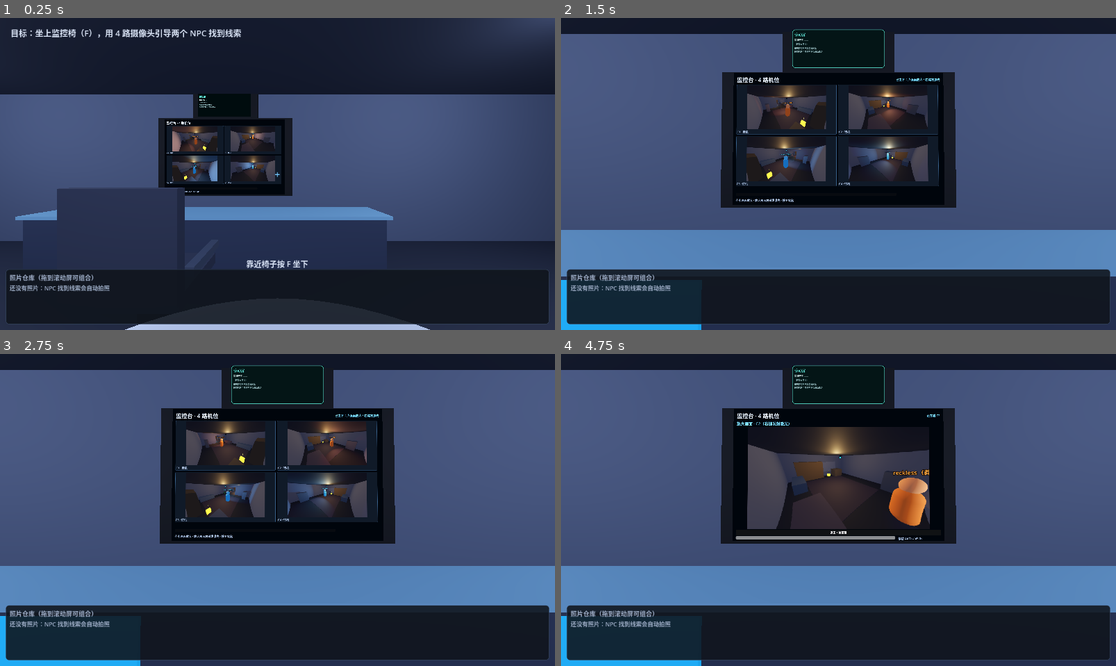
Above: before the commit, frames 1-4 (two rows, left to right).
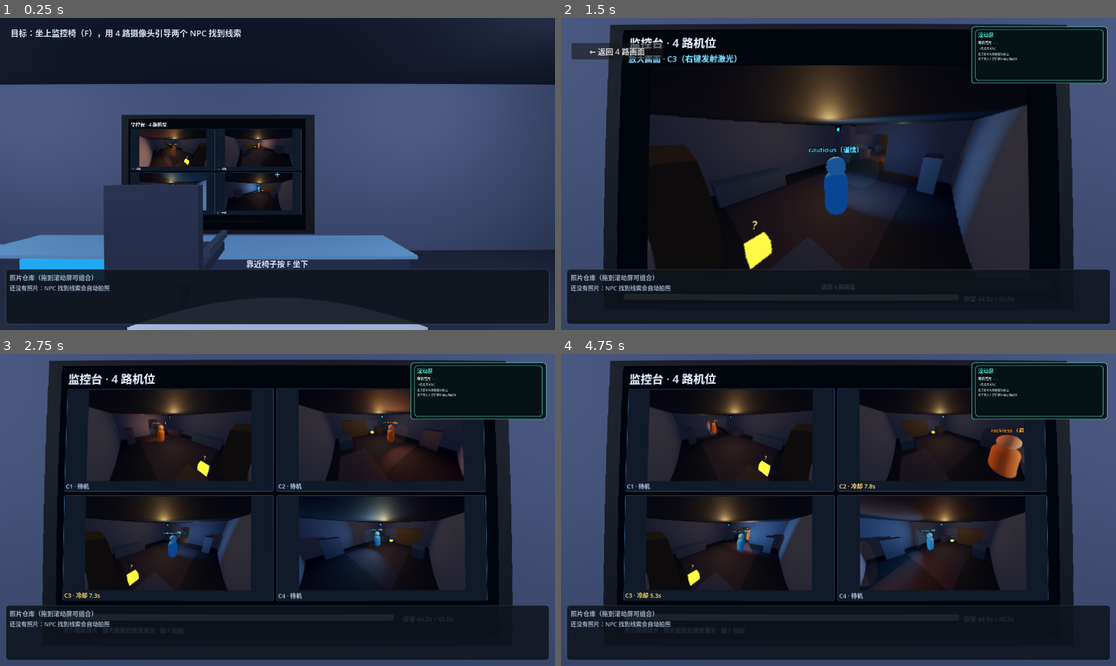
Above: after the commit, the same moments.

Repository: RequieMa/dual-faced-world
Game: Godot game, scene res://scenes/main.tscn
Same seed, same stepped clock (60 frames per second), same inputs: the game is played once before the commit and once after it.
Inputs (mouse positions are in pixels of both pictures, inside the frame that each line leads up to):
- Up to frame 1 (0.25 s): no input
- Up to frame 2 (1.5 s): tap Enter at 0.5 s; move the mouse to (866, 174) at 0.52 s; hold Up 0.53-1.25 s; tap Backspace at 0.6 s; click (866, 174) at 0.67 s; tap Space at 0.77 s; tap F at 0.8 s; drag from (727, 189) to (810, 236) at 1.27 s
- Up to frame 3 (2.75 s): click (55, 388) at 2 s, where only the run after the commit has a clickable "← 返回 4 路画面"
- Up to frame 4 (4.75 s): click (838, 385) at 2.77 s; click (1038, 391) at 3.52 s; move the mouse to (894, 441) at 4.27 s; hold Right from 4.28 s (still down); tap E at 4.35 s; click (894, 441) at 4.42 s; tap Backspace at 4.55 s

The runs differ from the first frame. In frame 1, 21% of the frame differs, in the area x 0-100%, y 0-100%; in frame 2, 62%; in frame 3, 63%; in frame 4, 65%.

Commit message:
feat: 控制室大屏、镜头畸变与 NPC 视锥反馈修复 (#53)
* feat: 控制室大屏、镜头畸变与 NPC 视锥反馈修复

* feat: 控制室大屏、镜头畸变与 NPC 视锥反馈修复

Diff:
--- a/scripts/room_demo/monitor_ui.gd
+++ b/scripts/room_demo/monitor_ui.gd
@@ -29,10 +29,12 @@
 var _dwell_label: Label
 var _notice: Label
 var _fisheye_material: ShaderMaterial
+var _snow_textures: Array[ImageTexture] = []
 
 
 func setup() -> void:
 	size = Vector2(1280, 800)
+	_build_snow_textures()
 	_fisheye_material = ShaderMaterial.new()
 	_fisheye_material.shader = FISHEYE_SHADER
 	_fisheye_material.set_shader_parameter("strength", FISHEYE_STRENGTH)
@@ -158,22 +160,28 @@
 		if burned.has(feed_id):
 			label.text = "%s · 烧毁" % feed_id
 			label.add_theme_color_override("font_color", Color(0.95, 0.45, 0.4))
-			if button != null:
+			if button is TextureRect:
+				(button as TextureRect).texture = _snow_texture()
+				button.modulate = Color(0.85, 0.85, 0.9, 1.0)
+			elif button != null:
 				button.modulate = Color(0.2, 0.2, 0.24, 1.0)
 		elif cooldowns.has(feed_id):
 			label.text = "%s · 冷却 %.1fs" % [feed_id, float(cooldowns[feed_id])]
 			label.add_theme_color_override("font_color", Color(0.9, 0.72, 0.35))
-			if button != null:
+			if button is TextureRect:
+				(button as TextureRect).texture = _feed_texture(feed)
 				button.modulate = Color(0.55, 0.55, 0.6, 1.0)
 		elif feed_id == current:
 			label.text = "%s · 监控中" % feed_id
 			label.add_theme_color_override("font_color", COLOR_ACCENT)
-			if button != null:
+			if button is TextureRect:
+				(button as TextureRect).texture = _feed_texture(feed)
 				button.modulate = Color(1, 1, 1, 1)
 		else:
 			label.text = "%s · 待机" % feed_id
 			label.add_theme_color_override("font_color", COLOR_MUTED)
-			if button != null:
+			if button is TextureRect:
+				(button as TextureRect).texture = _feed_texture(feed)
 				button.modulate = Color(1, 1, 1, 1)
 
 
@@ -230,9 +238,11 @@
 
 ## 画面被鱼眼 shader 向外弯过；右键激光需要把点击坐标反变换回原始画面 UV。
 func _undistort_uv(uv: Vector2) -> Vector2:
+	# shader 是 p_src = p_screen * (1 - s*r^2)；这里反解 p_screen。
 	var p := uv * 2.0 - Vector2.ONE
-	var radius_squared := p.length_squared()
-	p /= 1.0 + FISHEYE_STRENGTH * radius_squared
+	for i in 3:
+		var radius_squared := p.length_squared()
+		p /= maxf(1.0 - FISHEYE_STRENGTH * radius_squared, 0.15)
 	return (p * 0.5 + Vector2(0.5, 0.5)).clamp(Vector2.ZERO, Vector2.ONE)
 
 
@@ -241,6 +251,29 @@
 		if String(feed.get("id", "")) == feed_id:
 			return feed
 	return {}
+
+
+## 烧毁机位显示动态雪花：几张随机噪声轮播，避免停在最后一帧。
+func _build_snow_textures() -> void:
+	for frame in 4:
+		var image := Image.create(320, 180, false, Image.FORMAT_RGB8)
+		for y in 180:
+			for x in 320:
+				var value := randi() % 256
+				image.set_pixel(x, y, Color8(value, value, value))
+		_snow_textures.append(ImageTexture.create_from_image(image))
+
+
+func _snow_texture() -> Texture2D:
+	if _snow_textures.is_empty():
+		return null
+	var index := (Time.get_ticks_msec() / 90) % _snow_textures.size()
+	return _snow_textures[index]
+
+
+func is_burned_visual(feed_id: String) -> bool:
+	var view := _feed_buttons.get(feed_id) as TextureRect
+	return view != null and _snow_textures.has(view.texture)
 
 
 func _feed_texture(feed: Dictionary) -> Texture2D:
--- a/scripts/room_demo/npc_actor.gd
+++ b/scripts/room_demo/npc_actor.gd
@@ -447,6 +447,11 @@
 	_spotlight.spot_angle_attenuation = 1.0
 	_spotlight.shadow_enabled = true
 	_spotlight.shadow_bias = 0.02
+	# 只要直接照射，不参与 GI/间接光。
+	if "light_indirect_energy" in _spotlight:
+		_spotlight.light_indirect_energy = 0.0
+	if "light_volumetric_fog_energy" in _spotlight:
+		_spotlight.light_volumetric_fog_energy = 0.0
 	# 保持在眼位；依靠 body/head/avatar 关闭投影避免自遮挡，避免灯跑进墙里。
 	_spotlight.position = Vector3.ZERO
 	_vision_pivot.add_child(_spotlight)
@@ -469,7 +474,7 @@
 	cone_material.transparency = BaseMaterial3D.TRANSPARENCY_ALPHA
 	cone_material.albedo_color = Color(body_color.r, body_color.g, body_color.b, 0.05)
 	cone_material.shading_mode = BaseMaterial3D.SHADING_MODE_UNSHADED
-	cone_material.cull_mode = BaseMaterial3D.CULL_BACK
+	cone_material.cull_mode = BaseMaterial3D.CULL_DISABLED
 	_cone_visual.material_override = cone_material
 	_vision_pivot.add_child(_cone_visual)
 
--- a/scripts/room_demo/room_demo.gd
+++ b/scripts/room_demo/room_demo.gd
@@ -16,6 +16,8 @@
 const UI_SCRIPT := preload("res://scripts/room_demo/room_ui.gd")
 const MONITOR_UI_SCRIPT := preload("res://scripts/room_demo/monitor_ui.gd")
 const SCROLL_UI_SCRIPT := preload("res://scripts/room_demo/scroll_screen_ui.gd")
+const LENS_SHADER := preload("res://shaders/lens_distortion.gdshader")
+const LENS_STRENGTH := 0.045
 const AVATAR_LOADER := preload("res://scripts/room_demo/avatar_loader.gd")
 const CAMERA_SESSION_SCRIPT := preload("res://scripts/camera/camera_session.gd")
 
@@ -26,9 +28,9 @@
 const ROOM_HALF_WIDTH := 8.0
 const ROOM_HALF_DEPTH := 6.0
 const ROOM_HEIGHT := 3.4
-const CHAIR_POS := Vector3(0, 0, -3.2)
-const STAND_POS := Vector3(0, 0, -1.4)
-const SCREEN_POS := Vector3(0, 1.85, -5.75)
+const CHAIR_POS := Vector3(0, 0, -4.2)
+const STAND_POS := Vector3(0, 0, -2.4)
+const SCREEN_POS := Vector3(0, 1.55, -5.75)
 const DOOR_POS := Vector3(0, 0, 6.0)
 const DOOR_CODE := "A-317"
 const CAMERA_DWELL := 45.0
@@ -36,11 +38,9 @@
 const SIGNAL_RANGE := 22.0
 
 ## 墙上的物理屏幕（内容来自 SubViewport，不是 2D 覆盖层）。
-const MONITOR_CENTER := Vector3(0, 1.95, -5.81)
+const MONITOR_CENTER := Vector3(0, 1.55, -5.81)
 # monitor_viewport 是 1280×800（1.6），QuadMesh 必须保持同样比例，避免画面横向拉伸。
-const MONITOR_SIZE := Vector2(2.72, 1.7)
-const SCROLL_CENTER := Vector3(0, 3.12, -5.81)
-const SCROLL_SIZE := Vector2(1.2, 0.506)
+const MONITOR_SIZE := Vector2(3.52, 2.2)
 
 ## 观察室净高 3m；摄像头贴墙装在接近天花板的墙角（y≈2.72），
 ## 俯视房间中心/地面，而不是平视。两台面对面，画面里能看到对面的机位模型。
@@ -68,7 +68,6 @@
 var scroll_viewport: SubViewport = null
 var scroll_ui: Control = null
 var monitor_mesh: MeshInstance3D = null
-var scroll_mesh: MeshInstance3D = null
 
 var selected_feed := ""
 var door_unlocked := false
@@ -100,6 +99,7 @@
 	_build_camera_session()
 	_build_photo_store()
 	_build_ui()
+	_build_lens_distortion()
 	_refresh_all_ui()
 	Input.mouse_mode = Input.MOUSE_MODE_CAPTURED
 	ui.set_objective("坐上监控椅（F），用 4 路摄像头引导两个 NPC 找到线索")
@@ -179,6 +179,7 @@
 		return false
 	selected_feed = feed_id
 	monitor_ui.set_selected(feed_id)
+	ui.set_feed_zoomed(true)
 	monitor_ui.refresh_feed_states(camera_session)
 	monitor_ui.set_notice("正在看 %s" % feed_id)
 	ui.set_notification("正在看 %s" % feed_id)
@@ -190,6 +191,7 @@
 		return
 	camera_session.leave(selected_feed)
 	selected_feed = ""
+	ui.set_feed_zoomed(false)
 	if monitor_ui != null:
 		monitor_ui.set_selected("")
 		monitor_ui.refresh_feed_states(camera_session)
@@ -210,6 +212,7 @@
 func _on_camera_overloaded(camera_id: String) -> void:
 	if selected_feed == camera_id:
 		selected_feed = ""
+		ui.set_feed_zoomed(false)
 		monitor_ui.set_selected("")
 	monitor_ui.set_notice("%s 停留过久，过载烧毁" % camera_id)
 	ui.set_notification("%s 停留过久，过载烧毁" % camera_id)
@@ -452,6 +455,14 @@
 	var key := event as InputEventKey
 	if key == null or not key.pressed or key.echo:
 		return
+	if player != null and player.seated \
+			and (key.keycode == KEY_ESCAPE or key.keycode == KEY_BACKSPACE):
+		if selected_feed.is_empty():
+			set_seated(false)
+		else:
+			close_feed()
+		get_viewport().set_input_as_handled()
+		return
 	if key.keycode == KEY_S and player != null and player.seated:
 		take_screenshot()
 		get_viewport().set_input_as_handled()
@@ -460,6 +471,17 @@
 
 
 ## 把鼠标事件按 3D 大屏的命中点换算成 SubViewport 像素，转发给屏幕里的 UI。
+## 屏幕后处理把 3D 画面向外弯过；鼠标射线前先反算回源画面坐标。
+func lens_source_position(screen_position: Vector2) -> Vector2:
+	var size := get_viewport().get_visible_rect().size
+	if size.x <= 0.0 or size.y <= 0.0:
+		return screen_position
+	var uv := screen_position / size
+	var p := uv - Vector2(0.5, 0.5)
+	var warped := uv + p * (LENS_STRENGTH * p.length_squared())
+	return warped * size
+
+
 func _forward_mouse_to_monitor(event: InputEvent) -> bool:
 	if monitor_viewport == null or player == null or player.camera == null:
 		return false
@@ -472,6 +494,7 @@
 		mouse_position = button.position
 	else:
 		return false
+	mouse_position = lens_source_position(mouse_position)
 	var camera: Camera3D = player.camera
 	var from: Vector3 = camera.project_ray_origin(mouse_position)
 	var direction: Vector3 = camera.project_ray_normal(mouse_position)
@@ -502,38 +525,11 @@
 	return true
 
 
-## 把 3D 滚动屏投影到屏幕坐标，给 HUD 上的透明拖放接收区对齐。
+## 滚动屏是坐下后右上角的 2D 面板，不再投影 3D 屏幕；这里只控制显隐。
 func _update_scroll_drop_overlay() -> void:
 	if ui == null:
 		return
-	if player == null or not player.seated or player.camera == null or demo_complete:
-		ui.set_scroll_drop_visible(false)
-		return
-	var camera: Camera3D = player.camera
-	if camera.is_position_behind(SCROLL_CENTER):
-		ui.set_scroll_drop_visible(false)
-		return
-	var half := SCROLL_SIZE * 0.5
-	var corners := [
-		SCROLL_CENTER + Vector3(-half.x, half.y, 0),
-		SCROLL_CENTER + Vector3(half.x, half.y, 0),
-		SCROLL_CENTER + Vector3(-half.x, -half.y, 0),
-		SCROLL_CENTER + Vector3(half.x, -half.y, 0),
-	]
-	var min_point := Vector2(INF, INF)
-	var max_point := Vector2(-INF, -INF)
-	for corner in corners:
-		var screen_point: Vector2 = camera.unproject_position(corner)
-		min_point.x = minf(min_point.x, screen_point.x)
-		min_point.y = minf(min_point.y, screen_point.y)
-		max_point.x = maxf(max_point.x, screen_point.x)
-		max_point.y = maxf(max_point.y, screen_point.y)
-	var rect := Rect2(min_point, max_point - min_point)
-	if rect.size.x < 4.0 or rect.size.y < 4.0:
-		ui.set_scroll_drop_visible(false)
-		return
-	ui.set_scroll_drop_rect(rect)
-	ui.set_scroll_drop_visible(true)
+	ui.set_scroll_drop_visible(player != null and player.seated and not demo_complete)
 
 
 # --- 3D 装配 -----------------------------------------------------------------
@@ -543,8 +539,8 @@
 	environment.background_mode = Environment.BG_COLOR
 	environment.background_color = Color(0.035, 0.04, 0.055)
 	environment.ambient_light_source = Environment.AMBIENT_SOURCE_COLOR
-	environment.ambient_light_color = Color(0.38, 0.42, 0.52)
-	environment.ambient_light_energy = 1.05
+	environment.ambient_light_color = Color(0.32, 0.36, 0.46)
+	environment.ambient_light_energy = 0.72
 	environment.tonemap_mode = Environment.TONE_MAPPER_FILMIC
 	var world_env := WorldEnvironment.new()
 	world_env.environment = environment
@@ -552,16 +548,17 @@
 
 	var key_light := DirectionalLight3D.new()
 	key_light.rotation_degrees = Vector3(-55, -35, 0)
-	key_light.light_energy = 1.25
+	key_light.light_energy = 1.0
 	key_light.shadow_enabled = true
 	add_child(key_light)
 
-	_add_omni(Vector3(0, 3.0, 0), Color(0.75, 0.82, 1.0), 1.8, 12.0)
-	_add_omni(Vector3(-4.5, 3.0, -3.0), Color(0.8, 0.86, 1.0), 1.5, 10.0)
-	_add_omni(Vector3(4.5, 3.0, -3.0), Color(0.8, 0.86, 1.0), 1.5, 10.0)
-	_add_omni(Vector3(0, 2.8, 4.0), Color(0.9, 0.88, 0.8), 1.2, 9.0)
-	_add_omni(Vector3(-5, 2.6, -18), Color(1.0, 0.82, 0.55), 1.4, 9.0)
-	_add_omni(Vector3(5, 2.6, -18), Color(1.0, 0.82, 0.55), 1.4, 9.0)
+	_add_omni(Vector3(0, 3.0, 0), Color(0.75, 0.82, 1.0), 2.0, 12.0)
+	_add_omni(Vector3(-4.5, 3.0, -3.0), Color(0.8, 0.86, 1.0), 1.8, 10.0)
+	_add_omni(Vector3(4.5, 3.0, -3.0), Color(0.8, 0.86, 1.0), 1.8, 10.0)
+	_add_omni(Vector3(0, 2.8, 4.0), Color(0.9, 0.88, 0.8), 1.3, 9.0)
+	# 观察房间刻意更暗，NPC 主要靠自己的视锥/顶灯看局部。
+	_add_omni(Vector3(-5, 2.6, -18), Color(1.0, 0.82, 0.55), 0.75, 8.0)
+	_add_omni(Vector3(5, 2.6, -18), Color(1.0, 0.82, 0.55), 0.75, 8.0)
 
 
 func _add_omni(position: Vector3, color: Color, energy: float, range_m: float) -> void:
@@ -620,11 +617,11 @@
 			Color(0.5, 0.7, 1.0))
 
 	# 监控台和侧台。
-	_add_box(_world, "ConsoleDesk", Vector3(6.0, 0.8, 0.9), Vector3(0, 0.4, -5.0),
+	_add_box(_world, "ConsoleDesk", Vector3(6.0, 0.4, 0.9), Vector3(0, 0.2, -5.0),
 		Color(0.18, 0.21, 0.28))
-	_add_box(_world, "ConsoleLip", Vector3(6.2, 0.06, 0.94), Vector3(0, 0.83, -5.0),
+	_add_box(_world, "ConsoleLip", Vector3(6.2, 0.05, 0.94), Vector3(0, 0.43, -5.0),
 		Color(0.42, 0.58, 0.7), false)
-	_add_box(_world, "ConsolePanel", Vector3(1.4, 0.5, 0.04), Vector3(-1.6, 0.52, -4.54),
+	_add_box(_world, "ConsolePanel", Vector3(1.4, 0.28, 0.04), Vector3(-1.6, 0.26, -4.54),
 		Color(0.1, 0.5, 0.75), false, Color(0.05, 0.3, 0.5))
 	_add_box(_world, "SideConsoleL", Vector3(2.2, 0.75, 0.65), Vector3(-4.7, 0.375, -1.4),
 		Color(0.17, 0.2, 0.26))
@@ -635,10 +632,7 @@
 	_add_box(_world, "PillarL", Vector3(0.5, h, 0.5), Vector3(-6.2, h * 0.5, -3.6), trim)
 	_add_box(_world, "PillarR", Vector3(0.5, h, 0.5), Vector3(6.2, h * 0.5, -3.6), trim)
 
-	_add_box(_world, "MonitorBacking", Vector3(3.1, 1.8, 0.08), Vector3(0, 1.95, -5.92),
-		Color(0.03, 0.04, 0.06), false)
-	# 滚动屏放到监控屏正上方，保证坐姿 16:9 / 4:3 / 方屏都能看见。
-	_add_box(_world, "ScrollBacking", Vector3(1.5, 0.56, 0.08), Vector3(0, 3.12, -5.92),
+	_add_box(_world, "MonitorBacking", Vector3(3.9, 2.4, 0.08), Vector3(0, 1.55, -5.92),
 		Color(0.03, 0.04, 0.06), false)
 
 	# 椅子：椅背朝门（+Z），人坐下后面向屏幕（-Z）。
@@ -858,8 +852,6 @@
 	scroll_ui = SCROLL_UI_SCRIPT.new()
 	scroll_viewport.add_child(scroll_ui)
 	scroll_ui.setup()
-	scroll_mesh = _make_screen_mesh("ScrollScreen", SCROLL_CENTER, SCROLL_SIZE,
-		scroll_viewport.get_texture())
 	_refresh_scroll_screen()
 
 
@@ -885,7 +877,7 @@
 	player = PLAYER_SCRIPT.new()
 	player.name = "Player"
 	_world.add_child(player)
-	player.global_position = Vector3(1.2, 0, -1.2)
+	player.global_position = Vector3(1.2, 0, -1.8)
 	player.configure(CHAIR_POS, STAND_POS, SCREEN_POS, DOOR_POS)
 	player.seat_changed.connect(_on_seat_changed)
 	player.interaction.connect(_on_interaction)
@@ -926,6 +918,26 @@
 	add_child(ui)
 	ui.setup()
 	ui.photo_dropped.connect(drop_photo_to_screen)
+	ui.close_feed_requested.connect(close_feed)
+	if scroll_viewport != null:
+		ui.set_scroll_texture(scroll_viewport.get_texture())
+
+
+## 第一人称镜头畸变：layer 0 在 3D 之上、HUD layer 1 之下。
+func _build_lens_distortion() -> void:
+	var layer := CanvasLayer.new()
+	layer.name = "LensDistortion"
+	layer.layer = 0
+	add_child(layer)
+	var rect := ColorRect.new()
+	rect.name = "LensRect"
+	rect.set_anchors_and_offsets_preset(Control.PRESET_FULL_RECT)
+	rect.mouse_filter = Control.MOUSE_FILTER_IGNORE
+	var material := ShaderMaterial.new()
+	material.shader = LENS_SHADER
+	material.set_shader_parameter("strength", LENS_STRENGTH)
+	rect.material = material
+	layer.add_child(rect)
 
 
 func _refresh_all_ui() -> void:
--- a/scripts/room_demo/room_player.gd
+++ b/scripts/room_demo/room_player.gd
@@ -116,7 +116,7 @@
 	if seated:
 		var key_event := event as InputEventKey
 		if key_event != null and key_event.pressed and not key_event.echo \
-				and (key_event.keycode == KEY_F or key_event.keycode == KEY_ESCAPE):
+				and key_event.keycode == KEY_F:
 			stand()
 			get_viewport().set_input_as_handled()
 		return
--- a/scripts/room_demo/room_ui.gd
+++ b/scripts/room_demo/room_ui.gd
@@ -25,6 +25,7 @@
 var _objective: Label
 var _prompt: Label
 var _notification: Label
+var _back_button: Button
 var _photo_grid: HBoxContainer
 var _photo_panel: PanelContainer
 var _feed_grid: GridContainer
@@ -39,6 +40,8 @@
 var _screen_result: Label
 var _screen_list: VBoxContainer
 var _complete: Control
+var _scroll_panel: PanelContainer
+var _scroll_preview: TextureRect
 var _scroll_drop: Button
 var _seat_active := false
 
@@ -50,15 +53,50 @@
 
 
 func _build_scroll_overlay() -> void:
+	_scroll_panel = PanelContainer.new()
+	_scroll_panel.name = "ScrollPanel"
+	_scroll_panel.set_anchors_preset(Control.PRESET_TOP_RIGHT)
+	_scroll_panel.offset_left = -300
+	_scroll_panel.offset_top = 18
+	_scroll_panel.offset_right = -18
+	_scroll_panel.offset_bottom = 136
+	_scroll_panel.visible = false
+	_scroll_panel.add_theme_stylebox_override("panel",
+		_panel_style(Color(0.02, 0.08, 0.1, 0.94), Color(0.35, 0.9, 0.82)))
+	add_child(_scroll_panel)
+
+	var stack := Control.new()
+	stack.set_anchors_and_offsets_preset(Control.PRESET_FULL_RECT)
+	stack.mouse_filter = Control.MOUSE_FILTER_IGNORE
+	_scroll_panel.add_child(stack)
+
+	_scroll_preview = TextureRect.new()
+	_scroll_preview.name = "ScrollPreview"
+	_scroll_preview.set_anchors_and_offsets_preset(Control.PRESET_FULL_RECT)
+	_scroll_preview.expand_mode = TextureRect.EXPAND_IGNORE_SIZE
+	_scroll_preview.stretch_mode = TextureRect.STRETCH_KEEP_ASPECT_COVERED
+	_scroll_preview.mouse_filter = Control.MOUSE_FILTER_IGNORE
+	stack.add_child(_scroll_preview)
+
+	# 透明拖放层：照片仓库里的照片拖到这块 2D 面板即可组合。
 	_scroll_drop = PhotoDropZone.new()
 	_scroll_drop.text = ""
-	_scroll_drop.visible = false
+	_scroll_drop.set_anchors_and_offsets_preset(Control.PRESET_FULL_RECT)
 	_scroll_drop.add_theme_stylebox_override("normal",
-		_panel_style(Color(0.08, 0.2, 0.2, 0.22), Color(0.35, 0.9, 0.82)))
+		_panel_style(Color(0.04, 0.16, 0.17, 0.10), Color(0.35, 0.9, 0.82)))
 	_scroll_drop.add_theme_stylebox_override("hover",
-		_panel_style(Color(0.1, 0.3, 0.3, 0.32), Color(0.45, 1.0, 0.9)))
+		_panel_style(Color(0.06, 0.24, 0.25, 0.20), Color(0.45, 1.0, 0.9)))
 	_scroll_drop.photo_dropped.connect(func(photo_id: String): photo_dropped.emit(photo_id))
-	add_child(_scroll_drop)
+	stack.add_child(_scroll_drop)
+
+
+func set_scroll_texture(texture: Texture2D) -> void:
+	if _scroll_preview != null:
+		_scroll_preview.texture = texture
+
+
+func is_scroll_visible() -> bool:
+	return _scroll_panel != null and _scroll_panel.visible
 
 
 func _build_hud() -> void:
@@ -82,6 +120,15 @@
 	_objective.position = Vector2(22, 18)
 	_objective.custom_minimum_size = Vector2(600, 0)
 	_hud.add_child(_objective)
+
+	_back_button = _button("← 返回 4 路画面")
+	_back_button.name = "BackToGrid"
+	_back_button.set_anchors_preset(Control.PRESET_TOP_LEFT)
+	_back_button.position = Vector2(22, 52)
+	_back_button.custom_minimum_size = Vector2(190, 34)
+	_back_button.visible = false
+	_back_button.pressed.connect(func(): close_feed_requested.emit())
+	_hud.add_child(_back_button)
 
 	_notification = _label("", 15, COLOR_ACCENT)
 	_notification.set_anchors_preset(Control.PRESET_TOP_RIGHT)
@@ -291,8 +338,18 @@
 	return _seat_active
 
 
+func set_feed_zoomed(value: bool) -> void:
+	if _back_button != null:
+		_back_button.visible = _seat_active and value
+
+
+func is_feed_zoomed() -> bool:
+	return _back_button != null and _back_button.visible
+
+
 func show_seat() -> void:
 	_seat_active = true
+	set_feed_zoomed(false)
 	if _crosshair != null:
 		_crosshair.visible = false
 	if _objective != null:
@@ -303,12 +360,13 @@
 		_notification.visible = false
 	if _photo_panel != null:
 		_photo_panel.visible = true
-	if _scroll_drop != null:
-		_scroll_drop.visible = true
+	if _scroll_panel != null:
+		_scroll_panel.visible = true
 
 
 func hide_seat() -> void:
 	_seat_active = false
+	set_feed_zoomed(false)
 	if _crosshair != null:
 		_crosshair.visible = true
 	if _objective != null:
@@ -319,20 +377,17 @@
 		_notification.visible = true
 	if _seat_notice != null:
 		_seat_notice.text = ""
-	if _scroll_drop != null:
-		_scroll_drop.visible = false
-
-
-func set_scroll_drop_rect(rect: Rect2) -> void:
-	if _scroll_drop == null:
-		return
-	_scroll_drop.position = rect.position
-	_scroll_drop.size = rect.size
+	if _scroll_panel != null:
+		_scroll_panel.visible = false
+
+
+func set_scroll_drop_rect(_rect: Rect2) -> void:
+	pass
 
 
 func set_scroll_drop_visible(value: bool) -> void:
-	if _scroll_drop != null:
-		_scroll_drop.visible = value
+	if _scroll_panel != null:
+		_scroll_panel.visible = value
 	if _photo_panel != null and _hud != null and _photo_panel.get_parent() != _hud:
 		_photo_panel.reparent(_hud)
 		_photo_panel.set_anchors_preset(Control.PRESET_BOTTOM_WIDE)
@@ -478,8 +533,8 @@
 
 
 func show_complete(text: String = "你逃出去了。") -> void:
-	if _scroll_drop != null:
-		_scroll_drop.visible = false
+	if _scroll_panel != null:
+		_scroll_panel.visible = false
 	if _hud != null:
 		_hud.visible = false
 	if _seat_ui != null:
--- /dev/null
+++ b/shaders/lens_distortion.gdshader
@@ -0,0 +1,15 @@
+shader_type canvas_item;
+// 第一人称镜头桶形畸变：只作用于 3D 画面，HUD 在更高 CanvasLayer 上不受影响。
+// 屏幕边缘向外弯，中心保持清晰；强度很小，避免影响点击/阅读。
+
+uniform sampler2D screen_texture : hint_screen_texture, filter_linear_mipmap;
+uniform float strength = 0.045;
+
+void fragment() {
+	vec2 uv = SCREEN_UV;
+	vec2 p = uv - vec2(0.5);
+	float r2 = dot(p, p);
+	vec2 warped = uv + p * (strength * r2);
+	vec3 color = texture(screen_texture, clamp(warped, vec2(0.0), vec2(1.0))).rgb;
+	COLOR = vec4(color, 1.0);
+}
--- a/tests/test_room_demo.gd
+++ b/tests/test_room_demo.gd
@@ -141,7 +141,7 @@
 	_check("场景有照片仓库", demo.photo_store != null)
 	_check("场景有 3D 监控屏 SubViewport", demo.monitor_viewport != null)
 	_check("3D 监控屏有屏幕 UI", demo.monitor_ui != null)
-	_check("场景有 3D 滚动屏 SubViewport", demo.scroll_viewport != null)
+	_check("场景有滚动屏 SubViewport", demo.scroll_viewport != null)
 	_check("3D 滚动屏有屏幕 UI", demo.scroll_ui != null)
 	_check("墙上监控屏有 3D 网格", demo.monitor_mesh != null)
 	_check("NPC 使用带碰撞的 CharacterBody3D", demo.npcs[0] is CharacterBody3D
@@ -182,7 +182,27 @@
 	_check("C1 成为当前机位", String(demo.camera_session.get_state().get("current", "")) == "C1")
 	demo.tick(999.0)
 	_check("停留超时后机位烧毁", demo.camera_session.is_burned("C1"))
+	_check("烧毁画面显示雪花", demo.monitor_ui.is_burned_visual("C1"))
 	_check("烧毁后拒绝再进入", not demo.select_feed("C1"))
+
+	demo.set_seated(true)
+	_check("可以放大 C2", demo.select_feed("C2"))
+	_check("放大后显示返回按钮", demo.ui.is_feed_zoomed())
+	demo.ui._back_button.pressed.emit()
+	_check("返回按钮关闭放大", not demo.ui.is_feed_zoomed())
+	_check("可以放大 C3", demo.select_feed("C3"))
+	var esc := InputEventKey.new()
+	esc.keycode = KEY_ESCAPE
+	esc.pressed = true
+	demo._unhandled_input(esc)
+	_check("Esc 关闭放大", not demo.ui.is_feed_zoomed())
+	demo.set_seated(false)
+
+	var raw_uv := Vector2(0.9, 0.5)
+	var corrected_uv: Vector2 = demo.monitor_ui._undistort_uv(raw_uv)
+	_check("鱼眼点击坐标向外展开",
+		corrected_uv.distance_to(Vector2(0.5, 0.5)) > raw_uv.distance_to(Vector2(0.5, 0.5)),
+		"raw=%s corrected=%s" % [raw_uv, corrected_uv])
 
 	var a_photo: String = demo.capture_clue_photo("clue_a")
 	var b_photo: String = demo.capture_clue_photo("clue_b")
--- a/tests/test_room_npc_behavior.gd
+++ b/tests/test_room_npc_behavior.gd
@@ -7,7 +7,7 @@
 
 const MAIN_SCENE := "res://scenes/main.tscn"
 const NPC_SCRIPT := "res://scripts/room_demo/npc_actor.gd"
-const EXPECTED_CHECKS := 31
+const EXPECTED_CHECKS := 38
 
 var _failures: Array[String] = []
 var _checks: int = 0
@@ -31,14 +31,33 @@
 			"ShelfB", "SofaB", "CabinetB", "RugB", "PlanterB"]:
 		_check("观察房间有家具 %s" % node_name, demo.find_child(node_name, true, false) != null)
 
-	# 坐下后滚动屏必须仍在视野里，否则照片拖放合成门禁码不可达。
+	# 坐下后显示屏应该基本占满画面；滚动屏是 2D 右上角面板。
 	demo.set_seated(true)
 	var seated_camera: Camera3D = demo.player.camera
-	_check("坐下后滚动屏在视野内",
-		seated_camera.is_position_in_frustum(Vector3(0, 3.12, -5.81)),
-		str(seated_camera.global_transform))
 	var monitor_mesh := demo.find_child("MonitorScreen", true, false) as MeshInstance3D
 	var monitor_quad := monitor_mesh.mesh as QuadMesh if monitor_mesh != null else null
+	if monitor_quad != null:
+		var distance := seated_camera.global_position.distance_to(Vector3(0, 1.55, -5.81))
+		var angular := rad_to_deg(2.0 * atan((monitor_quad.size.y * 0.5) / distance))
+		var ratio := angular / seated_camera.fov
+		_check("坐下后显示屏高度约占视野 88%+", ratio >= 0.88,
+			"ratio=%.3f angle=%.1f fov=%.1f" % [ratio, angular, seated_camera.fov])
+		_check("屏幕上下边都在垂直视野内",
+			seated_camera.is_position_in_frustum(Vector3(0, 2.65, -5.81))
+			and seated_camera.is_position_in_frustum(Vector3(0, 0.45, -5.81)))
+	_check("坐下后滚动屏面板可见", demo.ui.is_scroll_visible())
+	var lens := demo.find_child("LensRect", true, false) as ColorRect
+	_check("第一人称镜头畸变存在", lens != null and lens.material is ShaderMaterial)
+	var view_size: Vector2 = demo.get_viewport().get_visible_rect().size
+	var screen_center: Vector2 = view_size * 0.5
+	var screen_edge: Vector2 = Vector2(view_size.x * 0.9, view_size.y * 0.5)
+	var lens_center: Vector2 = demo.lens_source_position(screen_center)
+	var lens_edge: Vector2 = demo.lens_source_position(screen_edge)
+	_check("镜头畸变中心不偏移", lens_center.distance_to(screen_center) < 0.5,
+		str(lens_center))
+	_check("镜头畸变边缘鼠标向外补偿",
+		lens_edge.distance_to(screen_center) > screen_edge.distance_to(screen_center),
+		str(lens_edge))
 	_check("监控屏与 viewport 同比例",
 		monitor_quad != null and is_equal_approx(monitor_quad.size.x / monitor_quad.size.y,
 			float(demo.monitor_viewport.size.x) / float(demo.monitor_viewport.size.y)),
@@ -65,6 +84,10 @@
 		"" if spot == null else "range=%.2f" % spot.spot_range)
 	_check("视锥角度不大", spot != null and spot.spot_angle <= 70.0,
 		"" if spot == null else "angle=%.1f" % spot.spot_angle)
+	_check("视锥不参与 GI", spot != null and is_equal_approx(spot.light_indirect_energy, 0.0))
+	var cone_material := cone.material_override as StandardMaterial3D if cone != null else null
+	_check("可见锥体双面渲染",
+		cone_material != null and cone_material.cull_mode == BaseMaterial3D.CULL_DISABLED)
 	_check("NPC 初始在停顿", String(npc.state) == "pause", str(npc.state))
 
 	# 4) NPC 有起步加速和走路起伏。
Not shown, changed: docs/ROOM_DEMO.md
